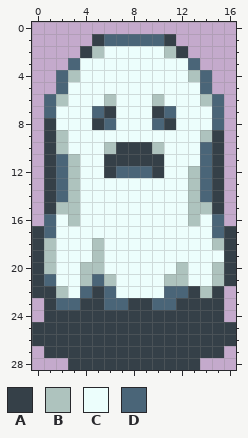
Edited in one commit: pixel-art sprite (sprites/ghost/ghost2.png). That is the earlier state.
The file is 34x58 pixels, drawn in blocks of 2x2; one block is one cell here. Colours within 5 levels of each other are drawn and written as one.
Palette (. is transparent): A #354048  B #aec3be  C #ecfefc  D #4a6578
Pixels before, first column x 0:
 1 .....ADDDDDA.....
 2 ....ABCCCCCBA....
 3 ...DCCCCCCCCCD...
 4 ..DBCCCCCCCCCBD..
 5 ..DCCCCCCCCCCCD..
 6 .DBCCCBCCCBCCCBD.
 7 .DCCCDACCCADCCCD.
 8 .ACCCADCCCDACCCD.
 9 .ABCCCCCCCCCCCBA.
10 .ABCCCBAAABCCCDA.
11 .ADBCCAAAAACCCDA.
12 .ADBCCADDDACCBDA.
13 .ADBCCCCCCCCCBDA.
14 .ADBCCCCCCCCCBDA.
15 .ABBCCCCCCCCCBBA.
16 .DCBCCCCCCCCCBCD.
17 ADCCCCCCCCCCCCCDA
18 ABCCCBCCCCCCCCCBA
19 ABCCCBCCCCCCCCCCA
20 ABCCBBCCCCCCBCCBA
21 ADCCBDBCCCCBBCCBA
22 AABCDADCCCCDDABA.
23 .ADDAADDAADDAAAA.
24 .AAAAAAAAAAAAAAA.
25 AAAAAAAAAAAAAAAAA
26 AAAAAAAAAAAAAAAAA
27 .AAAAAAAAAAAAAAA.
28 ...AAAAAAAAAAA...
New version:
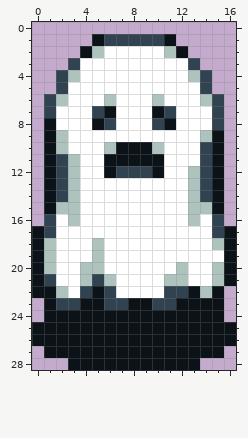
Diff:
colour A: #354048 -> #0b1218
colour C: #ecfefc -> #ffffff
colour D: #4a6578 -> #314350
